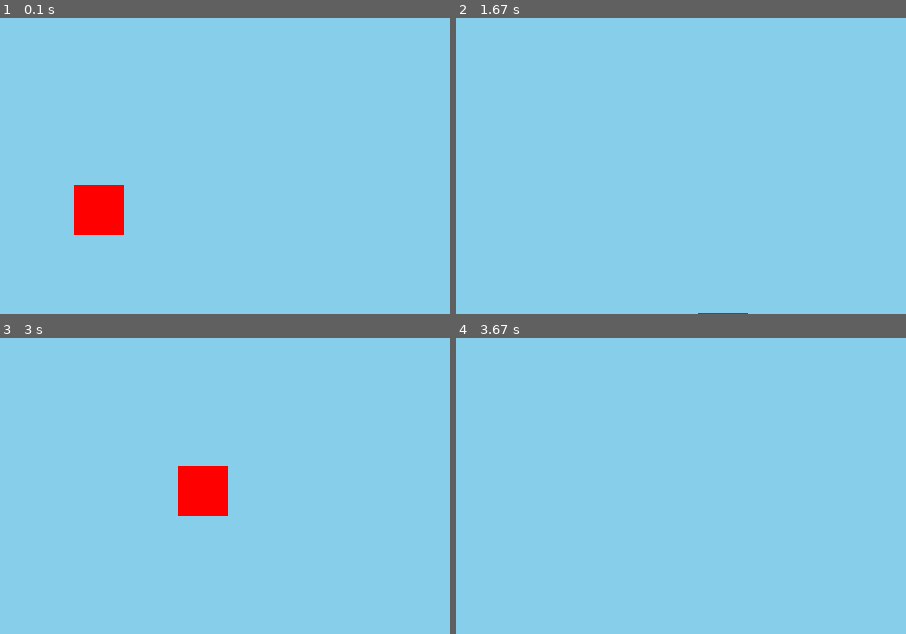
Above: before the commit, frames 1-4 (two rows, left to right).
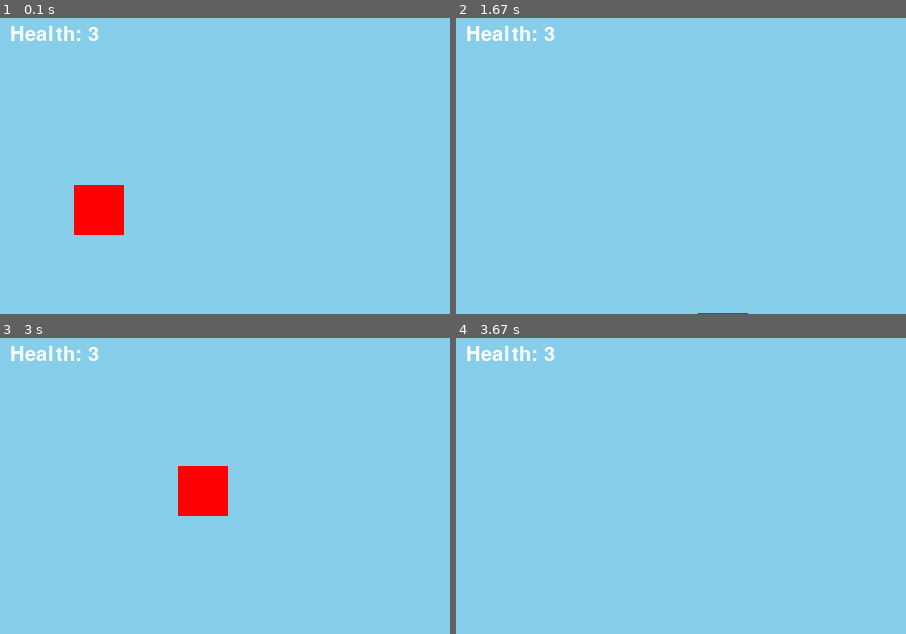
Above: after the commit, the same moments.

Repository: Graciano-B-L-Junior/Gamedevportfolio_pygame
Game: pygame game, started from 2 - Platform game/game.py
The game is run twice, just before and just after one commit, with the same random seed, the same clock (stepped at 60 frames per second) and the same inputs.
Inputs:
- Up to frame 1 (0.1 s): no input
- Up to frame 2 (1.67 s): hold Right 0.33-0.8 s; hold Up 0.83-1.13 s; tap Space at 0.9, 1.23, 1.53 s; hold Right 1.17-1.63 s
- Up to frame 3 (3 s): hold Left 1.67-2.2 s; tap Space at 1.73, 2.03, 2.3, 2.6, 2.73 s; hold Left 2.23-2.63 s; hold Up from 2.67 s (still down)
- Up to frame 4 (3.67 s): release Up at 3.03 s; hold Right from 3.07 s (still down); tap Space at 3.13, 3.43 s
The pictures show only the part of the screen within x 0-50%, y 5-55%; the shares and areas given below are measured in that part.

The runs differ from the first frame. In frame 1, 0.4% of the frame differs, in the area x 2-22%, y 2-8%; in frame 2, 0.4%; in frame 3, 0.4%; in frame 4, 0.4%.

Commit message:
Refactor UI and Player classes; add health display and game over/win screens

Diff:
--- a/2 - Platform game/game.py
+++ b/2 - Platform game/game.py
@@ -1,7 +1,7 @@
 import pygame
 from player import Player
 from coin import Coin
-from ui import UI
+from ui import UI, UI_GameOver, UI_Win
 from enemy import Enemy
 
 TILEMAP = [
@@ -19,7 +19,7 @@
     [0, 0, 0, 0, 0, 0, 0, 0, 0, 0, 0, 0, 0, 0, 0, 0, 0, 0, 0, 0, 0, 0, 0, 0, 0, 0, 0, 0, 0, 0, 0, 0, 0, 0, 0, 0, 0, 0, 0, 0, 0, 0, 0, 0, 0, 0, 0, 0, 0, 0],
     [2, 2, 2, 2, 2, 0, 0, 0, 0, 2, 2, 0, 0, 0, 0, 0, 0, 0, 0, 0, 0, 0, 0, 0, 0, 0, 0, 0, 0, 0, 0, 0, 0, 0, 0, 0, 0, 0, 0, 0, 0, 0, 0, 0, 0, 0, 0, 0, 0, 0],
     [1, 1, 1, 1, 1, 0, 0, 0, 0, 0, 0, 0, 0, 0, 0, 0, 0, 0, 0, 0, 0, 0, 0, 0, 0, 0, 0, 0, 0, 0, 0, 0, 0, 0, 0, 0, 0, 0, 0, 0, 0, 0, 0, 0, 0, 0, 0, 0, 0, 0],
-    [1, 1, 1, 1, 1, 0, 3, 2, 2, 2, 3, 0, 4, 0, 0, 0, 0, 0, 0, 0, 0, 0, 0, 0, 0, 0, 0, 0, 0, 0, 0, 0, 0, 0, 0, 0, 0, 0, 0, 0, 0, 0, 0, 0, 0, 0, 0, 0, 0, 0],
+    [1, 1, 1, 1, 1, 0, 3, 2, 2, 2, 3, 0, 4, 0, 0, 0, 0, 0, 0, 0, 0, 0, 0, 0, 0, 0, 0, 0, 0, 0, 0, 0, 0, 0, 0, 0, 0, 3, 0, 0, 0, 3, 0, 0, 0, 0, 0, 0, 0, 0],
     [1, 1, 1, 1, 1, 1, 1, 1, 1, 1, 1, 1, 1, 1, 1, 1, 1, 1, 1, 1, 0, 0, 0, 0, 0, 1, 1, 1, 1, 1, 1, 1, 1, 1, 1, 1, 1, 1, 1, 1, 1, 1, 1, 1, 1, 1, 1, 1, 1, 1],
 ]
 
@@ -41,9 +41,12 @@
         self.player = None
         self.enemies = []
         self.ui = None
+        self.ui_game_over = None
+        self.ui_win = None
         self.platforms = [] # List of (rect, tile_type)
         self.platform_rects = [] # List of rects only, for collision
         self.coins = []
+        self.coins_length = None
         self._create_entities()
         self.trigger = False
         # Camera
@@ -61,6 +64,8 @@
 
         self.player = Player(2 * self.TILE_SIZE, 5 * self.TILE_SIZE, world_x_size)
         self.ui = UI(game=self)
+        self.ui_game_over = UI_GameOver(game=self)
+        self.ui_win = UI_Win(game=self)
 
     def load_map(self):
         self.platforms = []
@@ -77,13 +82,20 @@
                     self.platforms.append((rect, tile))
                 elif tile == 4:
                     self.enemies.append(Enemy(pos_x_world, pos_y_world, self.TILE_SIZE, self.TILE_SIZE))
-
+        self.coins_length = len(self.coins)
         self.platform_rects = [p[0] for p in self.platforms]
 
     def handle_input(self):
         for event in pygame.event.get():
             if event.type == pygame.QUIT:
                 self.running = False
+            elif event.type == pygame.KEYDOWN:
+                if event.key == pygame.K_r and (self.player.coins_collected == self.coins_length or self.player.player_dead()):
+                    self._create_entities()
+                    self.cam_offset_x = 0
+                    self.target_cam_x = 0
+                    self.last_cam_offset_x = 0
+                    self.difference = 0
 
     def _update_camera(self, delta_time):
         self.target_cam_x = self.player.rect.centerx - self.screen_width // 2
@@ -139,6 +151,11 @@
             enemy.draw(self.screen, self.cam_offset_x)
         self.ui.draw(self.screen)
 
+        if self.player.player_dead():
+            self.ui_game_over.draw(self.screen)
+        elif self.player.coins_collected == self.coins_length:
+            self.ui_win.draw(self.screen)
+
         pygame.display.flip()
 
     def run(self):
--- a/2 - Platform game/player.py
+++ b/2 - Platform game/player.py
@@ -13,7 +13,7 @@
         self.max_speed = 5
         self.jump_force = -20
         self.maximum_fall_speed = 10
-        self.health = 3
+        self._health = 3
         self.knockback_impulse = 15
 
         self.rect = pygame.Rect(self.x, self.y, self.width, self.height)
@@ -201,6 +201,7 @@
             else:
                 self.collision_data["from_left"] = True
             self.apply_hit_horizontal_movement_logic = True
+            self.health-=1
         else:
             if self.rect.centery < enemy_rect.centery:
                 self.collision_data["from_top"] = True
@@ -222,6 +223,15 @@
 
     def player_dead(self):
         return self.health <= 0
+
+    @property
+    def health(self):
+        return self._health
+
+    @health.setter
+    def health(self, value):
+        self._health = max(0, value)
+
 
     def reset_collision_data(self):
         self.collision_data = {
--- a/2 - Platform game/ui.py
+++ b/2 - Platform game/ui.py
@@ -7,4 +7,23 @@
 
     def draw(self, surface):
         coin_count_text = self.font.render(f"Coins: {self.game.player.coins_collected}", True, self.game.WHITE)
+        player_health = self.font.render(f"Health: {self.game.player.health}", True, self.game.WHITE)
         surface.blit(coin_count_text, (10, 10))
+        surface.blit(player_health, (10, 40))
+
+class UI_GameOver(UI):
+
+    def draw(self, surface):
+        game_over_text = self.font.render("Game Over! Press R to restart", True, self.game.WHITE)
+        surface.blit(game_over_text, (self.game.screen_width // 2 - game_over_text.get_width() // 2,
+                                      self.game.screen_height // 2 - game_over_text.get_height() // 2)
+                    )
+
+
+class UI_Win(UI):
+
+    def draw(self, surface):
+        win_text = self.font.render("You Win! Press R to restart", True, self.game.WHITE)
+        surface.blit(win_text, (self.game.screen_width // 2 - win_text.get_width() // 2,
+                                      self.game.screen_height // 2 - win_text.get_height() // 2)
+                    )
